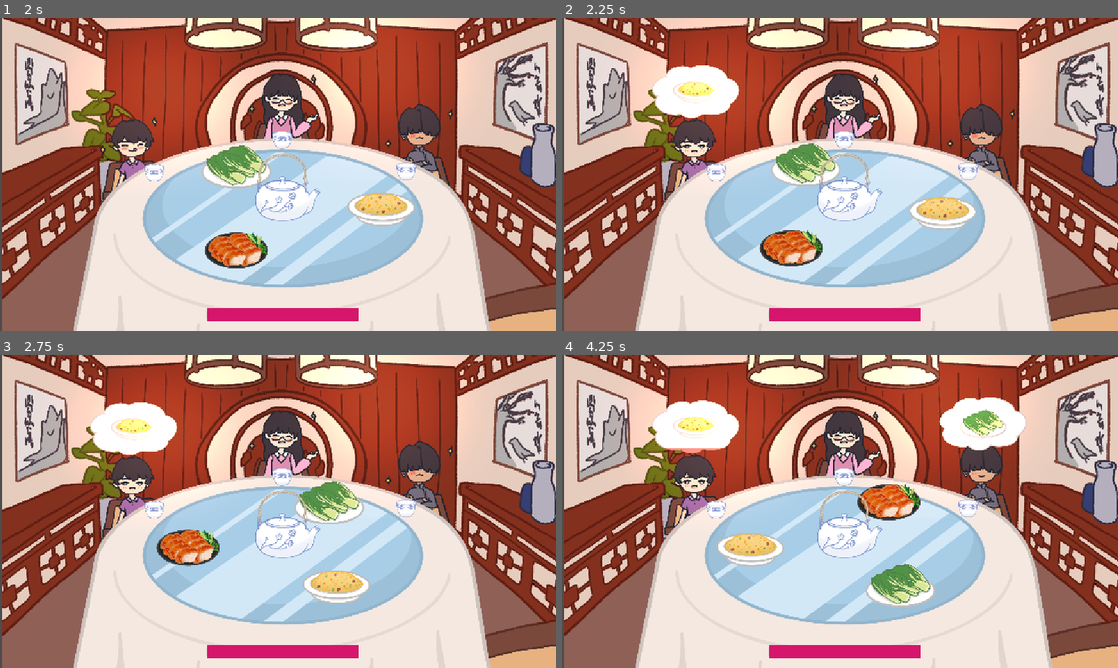
Above: before the commit, frames 1-4 (two rows, left to right).
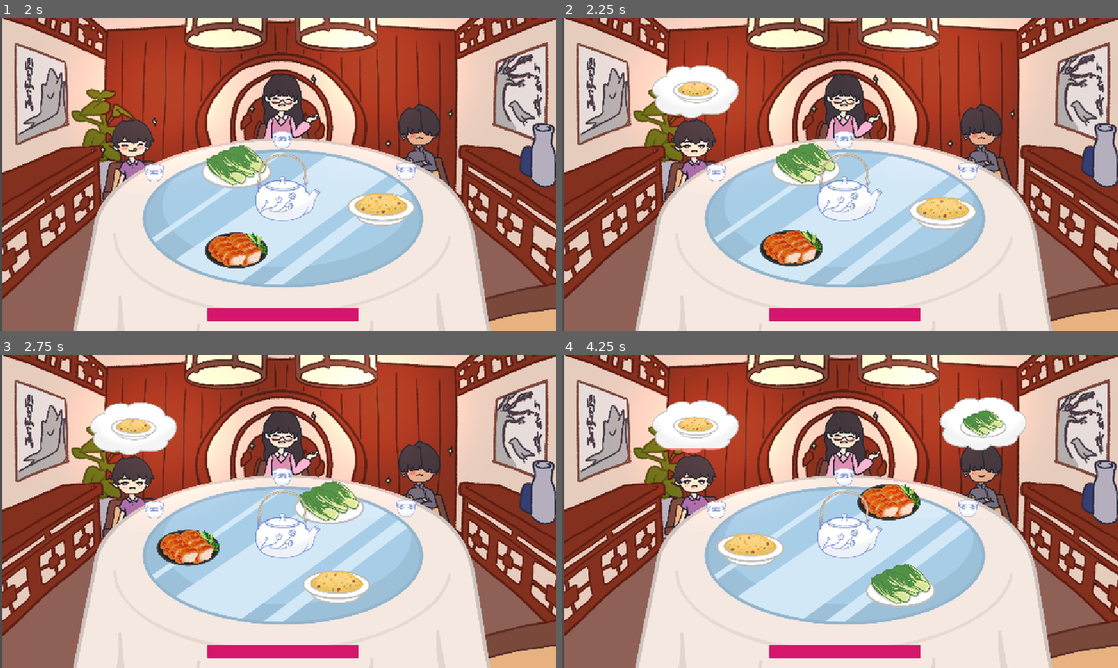
Above: after the commit, the same moments.

Repository: game-dev-besties/lupe_game
Game: Godot game, scene res://scenes/game.tscn
Same seed, same stepped clock (60 frames per second), same inputs: the game is played once before the commit and once after it. This scene is started directly instead of the project's main scene.
Inputs (mouse positions are in pixels of both pictures, inside the frame that each line leads up to):
- Up to frame 1 (2 s): tap Enter (ui_accept) at 0.5 s; drag from (283, 196) to (233, 249) at 0.52 s; drag from (378, 208) to (233, 249) at 1.27 s
- Up to frame 2 (2.25 s): tap Enter (ui_accept) at 2 s; hold Right (ui_right) from 2.03 s (still down); click (795, 249) at 2.17 s
- Up to frame 3 (2.75 s): keep holding Right (ui_right)
- Up to frame 4 (4.25 s): release Right (ui_right) at 2.75 s; drag from (890, 502) to (751, 545) at 2.77 s; move the mouse to (1006, 558) at 3.52 s; hold Left (ui_left) from 3.53 s (still down); tap Enter (ui_accept) at 3.77 s

Frame 1 is identical in both runs. In frame 2, 0.5% of the frame differs, in the area x 16-32%, y 15-32%; in frame 3, 0.5%; in frame 4, 1.0%, in the area x 16-83%, y 13-32%.

Commit message:
light layer

Diff:
--- a/scenes/NPC.tscn
+++ b/scenes/NPC.tscn
@@ -529,6 +529,7 @@
 shader_parameter/fill_color = Color(0.974527, 0.409477, 0.524013, 1)
 
 [node name="NPC" type="Node2D"]
+light_mask = 2
 z_index = -1001
 z_as_relative = false
 script = ExtResource("1_mhefn")
@@ -540,12 +541,14 @@
 
 [node name="ThoughtBubble" type="Sprite2D" parent="."]
 visible = false
+light_mask = 2
 position = Vector2(-3, -180)
 scale = Vector2(0.324897, 0.313333)
 texture = ExtResource("4_jnjht")
 
 [node name="TintedThoughtBubble" type="Sprite2D" parent="ThoughtBubble"]
 modulate = Color(0.736348, 0.297515, 0.406737, 1)
+light_mask = 2
 material = SubResource("ShaderMaterial_vi4yh")
 scale = Vector2(1.042, 1)
 texture = ExtResource("4_jnjht")
@@ -554,6 +557,7 @@
 end_fill_color = Color(1, 0, 0, 0.784314)
 
 [node name="FoodImage" type="Sprite2D" parent="ThoughtBubble"]
+light_mask = 2
 scale = Vector2(0.61558, 0.61558)
 texture = ExtResource("61_k1s46")
 
--- a/scenes/game.tscn
+++ b/scenes/game.tscn
@@ -126,6 +126,8 @@
 texture = ExtResource("10_vtaks")
 
 [node name="PointLight2D2" type="PointLight2D" parent="."]
+light_mask = 2
+visibility_layer = 2
 position = Vector2(775, 143)
 scale = Vector2(1.10172, 1.05127)
 energy = 0.39
